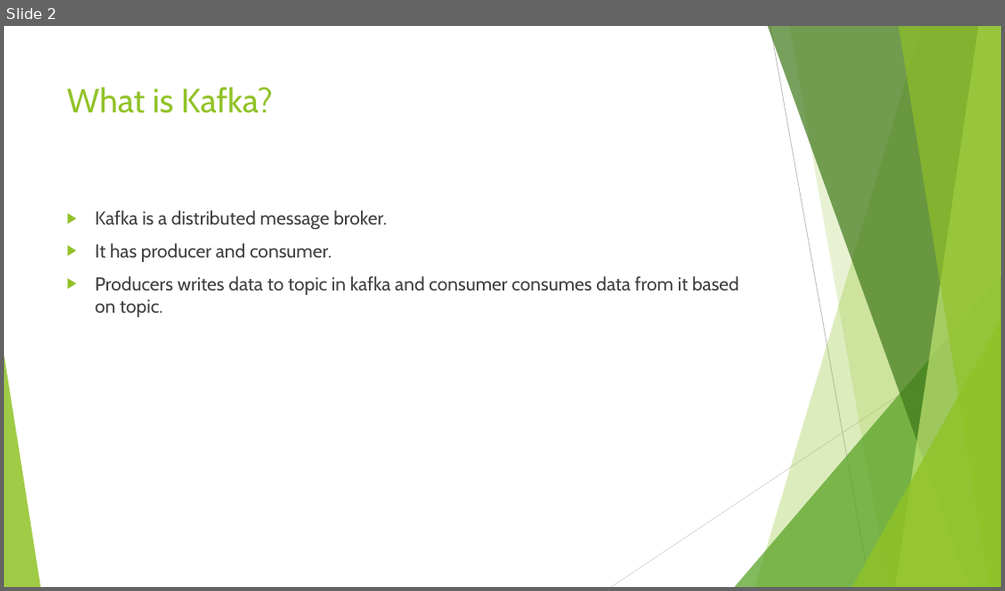
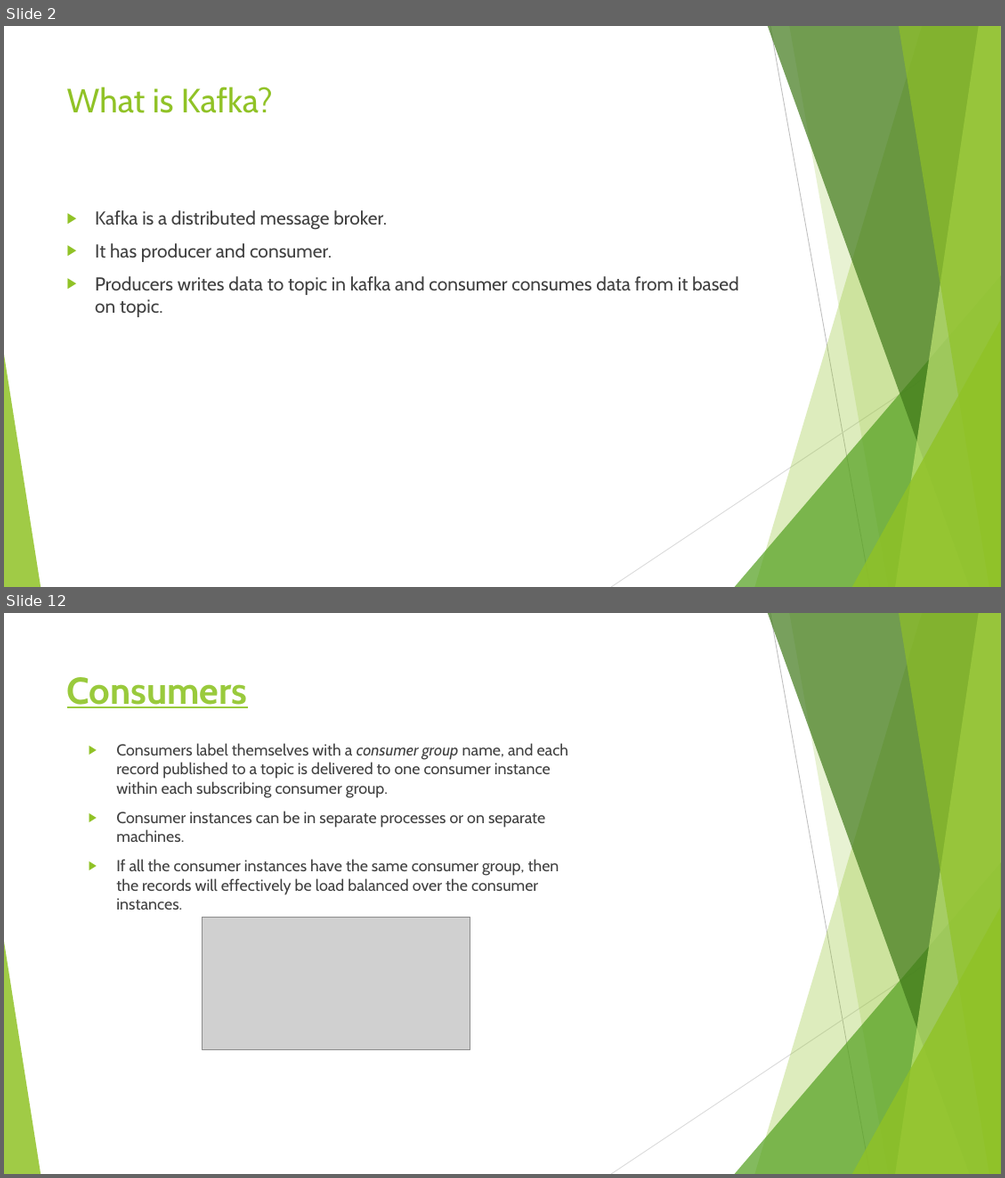
Before and after one commit to ketankk/BDppt, a slide deck: ppt/Kafka.pptx. Shown one above the other, each under a label of ours: slide 2 before the commit, slides 2 and 12 after it; the slides between them are not shown. The pictures are 1005x591 and 1005x1178 pixels, drawn with LibreOffice and Linux fonts; fonts in the diff are those of the drawing; grey boxes stand for pictures. Boxes give left, top, right and bottom in pixels: in the first picture for what was removed or moved away, otherwise in the second. Text is boxed around its words. In the diff, an @@ line names an element or a change of style, - is before the commit and + after.

```diff
--- a/ppt/Kafka.pptx
+++ b/ppt/Kafka.pptx
@@ slide 12 added at [4, 613, 1001, 1174], background #FFFFFF; not listed: 10 template elements that a slide beside it also shows @@
@@ title added at [67, 677, 248, 708], 36 pt, text #99CA3C, bold, underline @@
+Consumers
@@ text added at [116, 743, 569, 909], 15.3 pt, text #404040 @@
+▶ Consumers label themselves with a consumer group name, and each record published to a topic is delivered to one consumer instance within each subscribing consumer group.
+▶ Consumer instances can be in separate processes or on separate machines.
+▶ If all the consumer instances have the same consumer group, then the records will effectively be load balanced over the consumer instances.
@@ picture added at [202, 916, 469, 1049] @@
```
Also in this commit, not shown: 15 other slides added, 2 other files.
